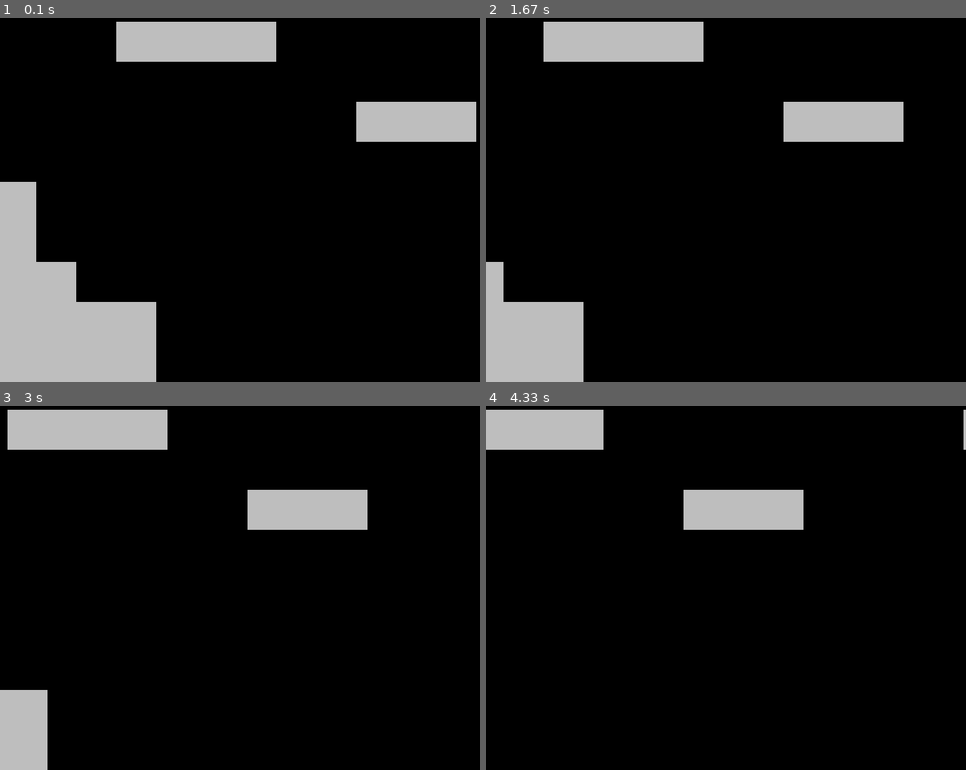
Above: before the commit, frames 1-4 (two rows, left to right).
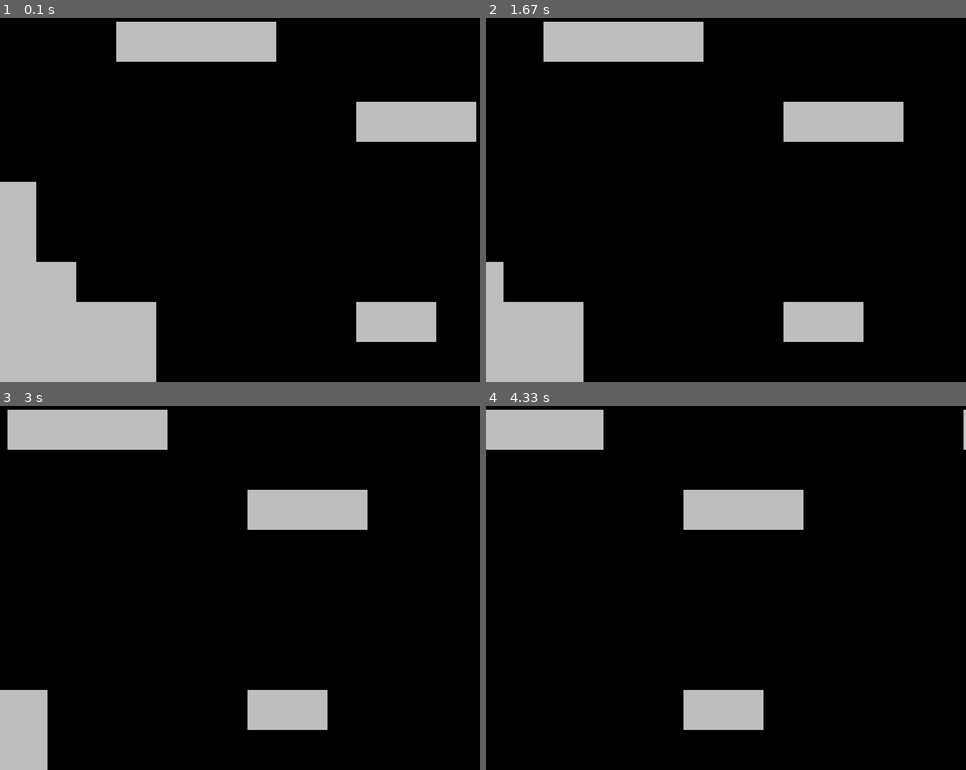
Above: after the commit, the same moments.

Repository: msaelices/pygames-experiments
Game: pygame game, started from frozen-platformer/main.py
Same seed, same stepped clock (60 frames per second), same inputs: the game is played once before the commit and once after it.
Inputs:
- Up to frame 1 (0.1 s): no input
- Up to frame 2 (1.67 s): no input
- Up to frame 3 (3 s): no input
- Up to frame 4 (4.33 s): no input

The runs differ from the first frame. In frame 1, 1.8% of the frame differs, in the area x 74-91%, y 78-90%; in frame 2, 1.8%; in frame 3, 1.8%; in frame 4, 1.8%.

Commit message:
Move everything into a new folder

Diff:
--- a/levels.py
+++ b/frozen-platformer/levels.py
@@ -1,4 +1,5 @@
 import pygame
+from typing import List
 
 from config import TILE_SIZE
 from sprites import Tile
@@ -13,7 +14,19 @@
         'X                   ',
         'X                   ',
         'XX                 X',
-        'XXXX              XX',
+        'XXXX     XX       XX',
+        'XXXX             XXX',
+    ],
+    [
+        '                    ',
+        'XXXXXXX         XXXX',
+        '                    ',
+        '         XXX        ',
+        '                    ',
+        'X                   ',
+        'X                   ',
+        'XX                 X',
+        'XXXX     XX       XX',
         'XXXX             XXX',
     ],
 ]
@@ -21,12 +34,12 @@
 
 class Level:
 
-    def __init__(self, number, surface: pygame.Surface):
+    def __init__(self, number: int, surface: pygame.Surface):
         self.surface = surface
         level_layout = levels_layout[number]
         self.setup(level_layout)
 
-    def setup(self, layout):
+    def setup(self, layout: List[str]):
         self.tiles = pygame.sprite.Group()
         for y, row in enumerate(layout):
             for x, cell in enumerate(row):
--- /dev/null
+++ b/frozen-platformer/main.py
@@ -0,0 +1,29 @@
+import pygame
+import sys
+
+from config import SCREEN_WIDTH, SCREEN_HEIGHT
+from levels import Level
+
+
+screen = pygame.display.set_mode((SCREEN_WIDTH, SCREEN_HEIGHT))
+clock = pygame.time.Clock()
+
+level = Level(0, screen)
+
+def main():
+    while True:
+        for event in pygame.event.get():
+            if event.type == pygame.QUIT:
+                pygame.quit()
+                sys.exit()
+
+        screen.fill('black')
+        level.run()
+
+        pygame.display.update()
+        clock.tick(60)
+
+
+
+if __name__ == '__main__':
+    main()
--- a/main.py
+++ /dev/null
@@ -1,23 +0,0 @@
-import pygame
-import sys
-
-from config import SCREEN_WIDTH, SCREEN_HEIGHT
-from levels import Level
-
-
-screen = pygame.display.set_mode((SCREEN_WIDTH, SCREEN_HEIGHT))
-clock = pygame.time.Clock()
-
-level = Level(0, screen)
-
-while True:
-    for event in pygame.event.get():
-        if event.type == pygame.QUIT:
-            pygame.quit()
-            sys.exit()
-
-    screen.fill('black')
-    level.run()
-
-    pygame.display.update()
-    clock.tick(60)
Renamed: config.py -> frozen-platformer/config.py
Renamed: requirements.txt -> frozen-platformer/requirements.txt
Renamed: sprites.py -> frozen-platformer/sprites.py
